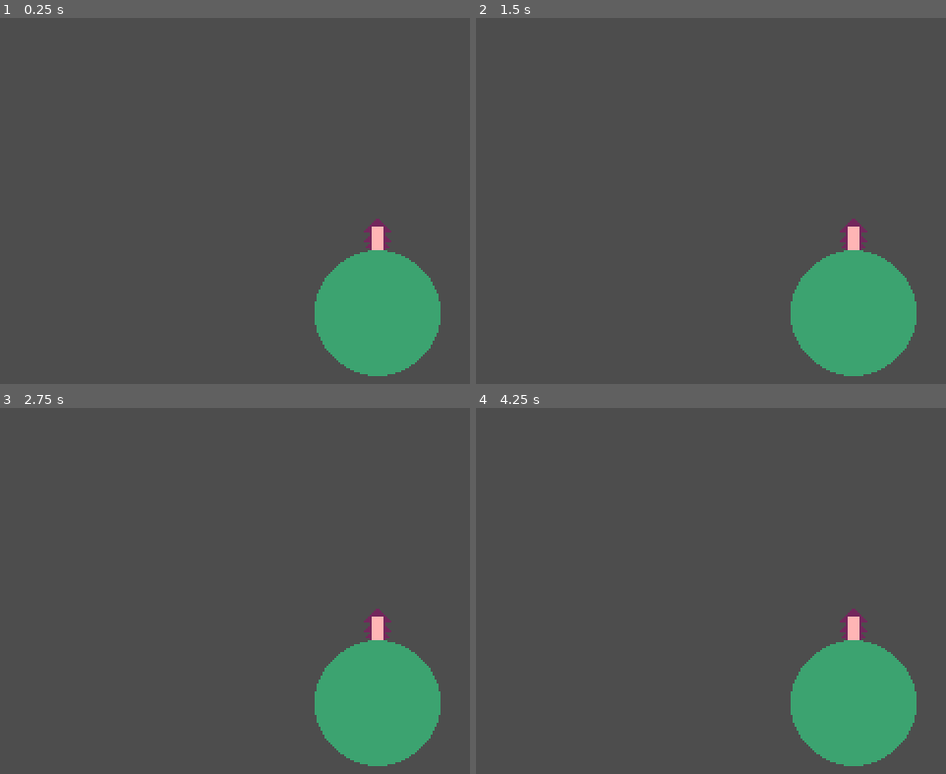
Above: before the commit, frames 1-4 (two rows, left to right).
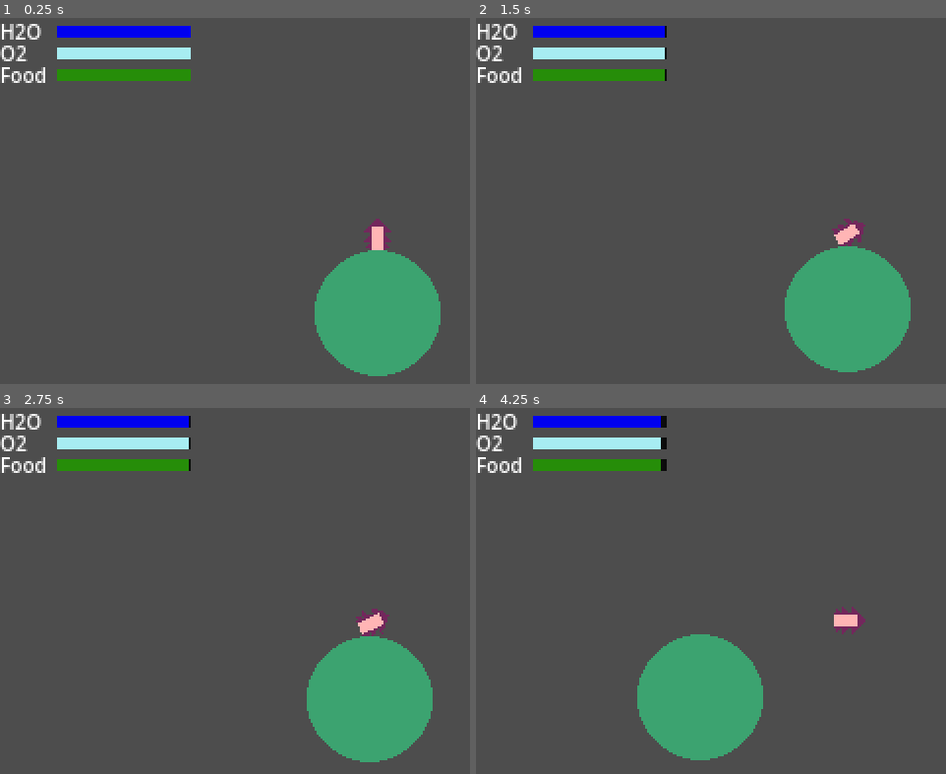
Above: after the commit, the same moments.

Repository: BnLds/MotherEarth
Game: Godot game, scene res://Scenes/Level/Level.tscn
Two runs of this game, one before a commit and one after it. Both use one fixed random seed, a clock stepped at 60 frames per second and the inputs below.
Inputs:
- Up to frame 1 (0.25 s): no input
- Up to frame 2 (1.5 s): tap Enter at 0.5 s; hold Right (rotate_right) 0.53-1.28 s; hold Left (rotate_left) from 1.28 s (still down)
- Up to frame 3 (2.75 s): release Left (rotate_left) at 2.03 s; hold Right (rotate_right) from 2.03 s (still down)
- Up to frame 4 (4.25 s): release Right (rotate_right) at 2.78 s; hold Up (speed_up) 2.78-3.53 s; hold Left (rotate_left) from 3.53 s (still down)

The runs differ from the first frame. In frame 1, 3.3% of the frame differs, in the area x 0-41%, y 1-18%; in frame 2, 4.6%; in frame 3, 4.9%; in frame 4, 18%, in the area x 0-94%, y 1-98%.

Commit message:
Created resources and manager

Diff:
--- a/Scenes/Level/Level.tscn
+++ b/Scenes/Level/Level.tscn
@@ -1,11 +1,120 @@
-[gd_scene load_steps=4 format=3 uid="uid://wbb84r1s55pq"]
+[gd_scene load_steps=5 format=3 uid="uid://wbb84r1s55pq"]
 
 [ext_resource type="Script" path="res://Scenes/Level/Scripts/Level.gd" id="1_1hy3g"]
 [ext_resource type="PackedScene" uid="uid://yd3o5c1m7g0e" path="res://Scenes/Spaceship/spaceship.tscn" id="1_s2bfg"]
+[ext_resource type="Script" path="res://Scenes/Level/Scripts/ResourceManager.gd" id="2_1pd3j"]
 [ext_resource type="PackedScene" uid="uid://dsmf5k6i2gr6v" path="res://Scenes/Planet/Planets/start_planet.tscn" id="3_otrxb"]
 
 [node name="Level" type="Node2D"]
 script = ExtResource("1_1hy3g")
+
+[node name="ResourceManager" type="Node" parent="."]
+script = ExtResource("2_1pd3j")
+
+[node name="ResourceTimer" type="Timer" parent="ResourceManager"]
+autostart = true
+
+[node name="UILayer" type="CanvasLayer" parent="."]
+
+[node name="UI" type="Control" parent="UILayer"]
+layout_mode = 3
+anchors_preset = 15
+anchor_right = 1.0
+anchor_bottom = 1.0
+grow_horizontal = 2
+grow_vertical = 2
+
+[node name="H2O_UI" type="Control" parent="UILayer/UI"]
+anchors_preset = 0
+offset_right = 97.0
+offset_bottom = 14.0
+
+[node name="H2OLabel" type="Label" parent="UILayer/UI/H2O_UI"]
+layout_mode = 2
+offset_right = 22.0
+offset_bottom = 17.0
+theme_override_font_sizes/font_size = 10
+text = "H2O"
+
+[node name="H2OBarBackground" type="ColorRect" parent="UILayer/UI/H2O_UI"]
+layout_mode = 2
+offset_left = 29.0
+offset_top = 4.0
+offset_right = 97.0
+offset_bottom = 10.0
+size_flags_horizontal = 3
+color = Color(0.0470588, 0.0470588, 0.0470588, 1)
+
+[node name="H2OBarFill" type="ColorRect" parent="UILayer/UI/H2O_UI"]
+layout_mode = 2
+offset_left = 29.0
+offset_top = 4.0
+offset_right = 86.0
+offset_bottom = 10.0
+size_flags_horizontal = 3
+color = Color(0, 0, 0.941176, 1)
+
+[node name="O2_UI" type="Control" parent="UILayer/UI"]
+anchors_preset = 0
+offset_top = 11.0
+offset_right = 97.0
+offset_bottom = 25.0
+
+[node name="O2Label" type="Label" parent="UILayer/UI/O2_UI"]
+layout_mode = 2
+offset_right = 22.0
+offset_bottom = 17.0
+theme_override_font_sizes/font_size = 10
+text = "O2"
+
+[node name="O2BarBackground" type="ColorRect" parent="UILayer/UI/O2_UI"]
+layout_mode = 2
+offset_left = 29.0
+offset_top = 4.0
+offset_right = 97.0
+offset_bottom = 10.0
+size_flags_horizontal = 3
+color = Color(0.0470588, 0.0470588, 0.0470588, 1)
+
+[node name="O2BarFill" type="ColorRect" parent="UILayer/UI/O2_UI"]
+layout_mode = 2
+offset_left = 29.0
+offset_top = 4.0
+offset_right = 86.0
+offset_bottom = 10.0
+size_flags_horizontal = 3
+color = Color(0.654902, 0.929412, 0.94902, 1)
+
+[node name="Food_UI2" type="Control" parent="UILayer/UI"]
+anchors_preset = 0
+offset_top = 22.0
+offset_right = 97.0
+offset_bottom = 36.0
+
+[node name="FoodLabel" type="Label" parent="UILayer/UI/Food_UI2"]
+layout_mode = 2
+offset_right = 22.0
+offset_bottom = 17.0
+theme_override_font_sizes/font_size = 10
+text = "Food"
+
+[node name="FoodBarBackground" type="ColorRect" parent="UILayer/UI/Food_UI2"]
+layout_mode = 2
+offset_left = 29.0
+offset_top = 4.0
+offset_right = 97.0
+offset_bottom = 10.0
+size_flags_horizontal = 3
+color = Color(0.0470588, 0.0470588, 0.0470588, 1)
+
+[node name="FoodBarFill" type="ColorRect" parent="UILayer/UI/Food_UI2"]
+layout_mode = 2
+offset_left = 29.0
+offset_top = 4.0
+offset_right = 86.0
+offset_bottom = 10.0
+size_flags_horizontal = 3
+color = Color(0.14902, 0.552941, 0.0352941, 1)
 
 [node name="Spaceship" parent="." instance=ExtResource("1_s2bfg")]
 position = Vector2(195, 174)
@@ -16,3 +125,5 @@
 
 [node name="BigPlanet" parent="Planets" instance=ExtResource("3_otrxb")]
 position = Vector2(195, 216)
+
+[connection signal="timeout" from="ResourceManager/ResourceTimer" to="ResourceManager" method="_on_resource_timer_timeout"]
--- /dev/null
+++ b/Scenes/Level/Scripts/ResourceManager.gd
@@ -0,0 +1,37 @@
+extends Node
+
+@onready var h2o_bar_fill = $"../UILayer/UI/H2O_UI/H2OBarFill"
+@onready var h2o_bar_background = $"../UILayer/UI/H2O_UI/H2OBarBackground"
+@onready var o2_bar_fill = $"../UILayer/UI/O2_UI/O2BarFill"
+@onready var o2_bar_background = $"../UILayer/UI/O2_UI/O2BarBackground"
+@onready var food_bar_fill = $"../UILayer/UI/Food_UI2/FoodBarFill"
+@onready var food_bar_background = $"../UILayer/UI/Food_UI2/FoodBarBackground"
+
+var h2o_percent_ini = 100
+var o2_percent_ini = 100
+var food_percent_ini = 100
+
+var h2o_percent
+var o2_percent
+var food_percent
+
+func _ready():
+	init_resources_ui()
+
+func _on_resource_timer_timeout():
+	h2o_percent -= 1
+	o2_percent -= 1
+	food_percent -= 1
+
+	h2o_bar_fill.size.x = h2o_bar_background.size.x * h2o_percent / 100
+	o2_bar_fill.size.x = o2_bar_background.size.x * o2_percent / 100
+	food_bar_fill.size.x = food_bar_background.size.x * food_percent / 100
+
+func init_resources_ui():
+	h2o_percent = h2o_percent_ini
+	o2_percent = o2_percent_ini
+	food_percent = food_percent_ini
+
+	h2o_bar_fill.size.x = h2o_bar_background.size.x * h2o_percent_ini / 100
+	o2_bar_fill.size.x = o2_bar_background.size.x * o2_percent_ini / 100
+	food_bar_fill.size.x = food_bar_background.size.x * food_percent_ini / 100
--- a/Scenes/Spaceship/Scripts/spaceship.gd
+++ b/Scenes/Spaceship/Scripts/spaceship.gd
@@ -7,9 +7,6 @@
 var has_left_planet:= false
 
 func _physics_process(delta):
-	if sleeping:
-		return
-
 	if Input.is_action_pressed("rotate_left"):
 		apply_torque(-torque_value)
 
